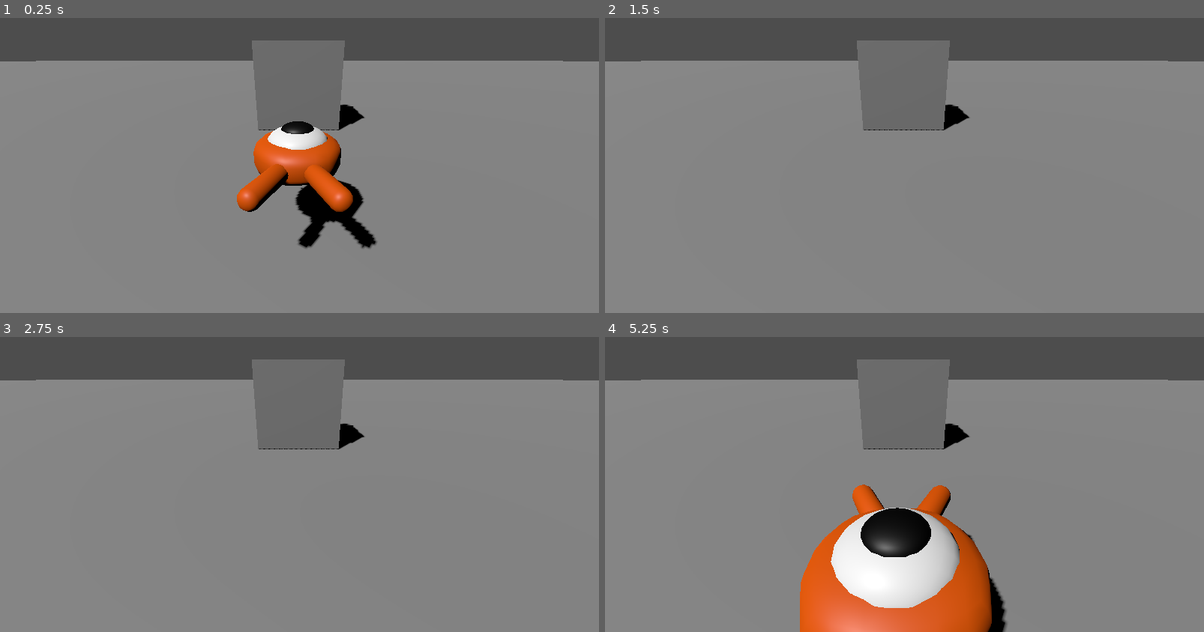
Above: before the commit, frames 1-4 (two rows, left to right).
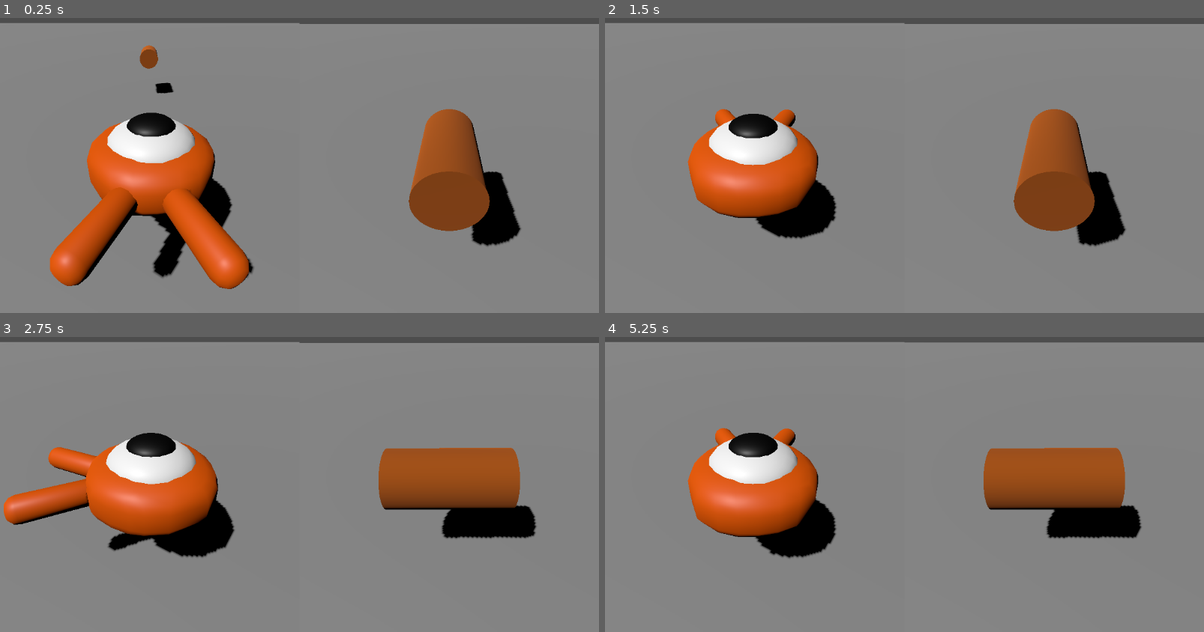
Above: after the commit, the same moments.

Repository: jensenq/folklore-gamejam
Game: Godot game, scene res://main.tscn
Two runs of this game, one before a commit and one after it. Both use one fixed random seed, a clock stepped at 60 frames per second and the inputs below.
Inputs:
- Up to frame 1 (0.25 s): no input
- Up to frame 2 (1.5 s): tap Enter at 0.5 s; hold D (p1_right) 0.53-1.28 s; hold Down (p2_back) 0.53-1.28 s; tap Up (p2_forward) at 0.8, 1.35 s; hold S (p1_back) from 1.28 s (still down)
- Up to frame 3 (2.75 s): tap Left (p2_left) at 1.55 s; release S (p1_back) at 2.03 s; hold D (p1_right) from 2.03 s (still down); hold Left (p2_left) from 2.03 s (still down); tap Right (p2_right) at 2.3 s
- Up to frame 4 (5.25 s): release D (p1_right) at 2.78 s; release Left (p2_left) at 2.78 s; hold W (p1_forward) 2.78-3.53 s; tap Right (p2_right) at 2.85 s; tap Down (p2_back) at 3.05 s; hold Down (p2_back) 3.53-4.28 s; hold A (p1_left) 3.53-5.03 s; tap Up (p2_forward) at 3.8, 4.35 s; tap Left (p2_left) at 4.55 s; hold S (p1_back) from 5.03 s (still down); hold Left (p2_left) from 5.03 s (still down)

The runs differ from the first frame. In frame 1, 37% of the frame differs, in the area x 0-100%, y 1-92%; in frame 2, 29%; in frame 3, 32%; in frame 4, 42%, in the area x 0-100%, y 1-100%.

Commit message:
splitscreen complete

Diff:
--- a/main.tscn
+++ b/main.tscn
@@ -1,10 +1,8 @@
 [gd_scene load_steps=6 format=3 uid="uid://brvgqyqowu0g8"]
 
 [ext_resource type="PackedScene" uid="uid://dwy64m5beu418" path="res://kraken.tscn" id="1_u5kcx"]
-
-[sub_resource type="BoxShape3D" id="BoxShape3D_fraax"]
-
-[sub_resource type="BoxMesh" id="BoxMesh_yphqg"]
+[ext_resource type="PackedScene" uid="uid://d1kj3v6od2p22" path="res://ship.tscn" id="2_vml35"]
+[ext_resource type="Script" path="res://ship.gd" id="3_bldyj"]
 
 [sub_resource type="BoxShape3D" id="BoxShape3D_bj56f"]
 size = Vector3(500, 2, 500)
@@ -14,18 +12,7 @@
 
 [node name="main" type="Node3D"]
 
-[node name="StaticBody3D" type="StaticBody3D" parent="."]
-transform = Transform3D(1, 0, 0, 0, 1, 4.3035e-09, 0, 4.3035e-09, 1, 0, 2.54397, -10.7919)
-
-[node name="CollisionShape3D" type="CollisionShape3D" parent="StaticBody3D"]
-transform = Transform3D(5, 0, 0, 0, 5, 0, 0, 0, 5, 2.08165e-12, 2.08165e-12, 2.08165e-12)
-shape = SubResource("BoxShape3D_fraax")
-
-[node name="MeshInstance3D" type="MeshInstance3D" parent="StaticBody3D"]
-transform = Transform3D(5, 0, 0, 0, 5, 0, 0, 0, 5, 0, 0, 0)
-mesh = SubResource("BoxMesh_yphqg")
-
-[node name="DirectionalLight3D" type="DirectionalLight3D" parent="."]
+[node name="sun" type="DirectionalLight3D" parent="."]
 transform = Transform3D(0.81116, 0.429467, -0.39696, 0.0522565, 0.622827, 0.780612, 0.582485, -0.653945, 0.48277, -87.6631, 154.927, 95.6845)
 shadow_enabled = true
 
@@ -38,10 +25,41 @@
 transform = Transform3D(1, 0, 0, 0, 1, 0, 0, 0, 1, 0, -1, 0)
 mesh = SubResource("BoxMesh_l54g4")
 
-[node name="kraken" parent="." instance=ExtResource("1_u5kcx")]
+[node name="SubViewportContainer" type="SubViewportContainer" parent="."]
+offset_right = 576.0
+offset_bottom = 648.0
+stretch = true
+
+[node name="SubViewport" type="SubViewport" parent="SubViewportContainer"]
+handle_input_locally = false
+size = Vector2i(576, 648)
+render_target_update_mode = 4
+
+[node name="kraken" parent="SubViewportContainer/SubViewport" instance=ExtResource("1_u5kcx")]
 transform = Transform3D(1, 0, 0, 0, 1, 0, 0, 0, 1, 0, 0.526307, 0)
 
-[node name="cameraPivot" type="Marker3D" parent="."]
-transform = Transform3D(1, 0, 0, 0, 0.926889, 0.375335, 0, -0.375335, 0.926889, 0.0654345, 4.26847, 4.69766)
+[node name="Marker3D" type="Marker3D" parent="SubViewportContainer/SubViewport/kraken"]
+transform = Transform3D(1, -5.2318e-16, 3.02058e-16, 3.02058e-16, 0.866025, 0.5, -5.2318e-16, -0.5, 0.866025, 2.08165e-12, 2, 3)
 
-[node name="Camera3D" type="Camera3D" parent="cameraPivot"]
+[node name="Camera3D" type="Camera3D" parent="SubViewportContainer/SubViewport/kraken/Marker3D"]
+
+[node name="SubViewportContainer2" type="SubViewportContainer" parent="."]
+offset_left = 576.0
+offset_top = 1.0
+offset_right = 1152.0
+offset_bottom = 649.0
+stretch = true
+
+[node name="SubViewport" type="SubViewport" parent="SubViewportContainer2"]
+handle_input_locally = false
+size = Vector2i(576, 648)
+render_target_update_mode = 4
+
+[node name="ship" parent="SubViewportContainer2/SubViewport" instance=ExtResource("2_vml35")]
+transform = Transform3D(1, 0, 0, 0, 1, 0, 0, 0, 1, -0.0263908, 0.566061, -6.05342)
+script = ExtResource("3_bldyj")
+
+[node name="Marker3D" type="Marker3D" parent="SubViewportContainer2/SubViewport/ship"]
+transform = Transform3D(1, -5.2318e-16, 3.02058e-16, 3.02058e-16, 0.866025, 0.5, -5.2318e-16, -0.5, 0.866025, 2.08165e-12, 2, 3)
+
+[node name="Camera3D" type="Camera3D" parent="SubViewportContainer2/SubViewport/ship/Marker3D"]
--- /dev/null
+++ b/ship.gd
@@ -0,0 +1,31 @@
+extends CharacterBody3D
+
+# How fast the player moves in meters per second.
+@export var speed = 14
+
+var target_velocity = Vector3.ZERO
+
+
+func _physics_process(delta):
+	var direction = Vector3.ZERO
+
+	if Input.is_action_pressed("p2_right"):
+		direction.x += 1
+	if Input.is_action_pressed("p2_left"):
+		direction.x -= 1
+	if Input.is_action_pressed("p2_back"):
+		direction.z += 1
+	if Input.is_action_pressed("p2_forward"):
+		direction.z -= 1
+
+	if direction != Vector3.ZERO:
+		direction = direction.normalized()
+		$pivot.basis = Basis.looking_at(direction)
+
+	# Ground Velocity
+	target_velocity.x = direction.x * speed
+	target_velocity.z = direction.z * speed
+
+	# Moving the Character
+	velocity = target_velocity
+	move_and_slide()
--- /dev/null
+++ b/ship.tscn
@@ -0,0 +1,24 @@
+[gd_scene load_steps=5 format=3 uid="uid://d1kj3v6od2p22"]
+
+[ext_resource type="Script" path="res://kraken.gd" id="1_juglr"]
+
+[sub_resource type="CylinderMesh" id="CylinderMesh_q01ch"]
+
+[sub_resource type="StandardMaterial3D" id="StandardMaterial3D_fx232"]
+albedo_color = Color(0.647059, 0.309804, 0.00392157, 1)
+
+[sub_resource type="SphereShape3D" id="SphereShape3D_ltego"]
+radius = 1.20308
+
+[node name="ship" type="CharacterBody3D"]
+script = ExtResource("1_juglr")
+
+[node name="pivot" type="Node3D" parent="."]
+
+[node name="MeshInstance3D" type="MeshInstance3D" parent="pivot"]
+transform = Transform3D(1, 0, 0, 0, -0.00340334, 0.999994, 0, -0.999994, -0.00340334, 0, 0, 0)
+mesh = SubResource("CylinderMesh_q01ch")
+surface_material_override/0 = SubResource("StandardMaterial3D_fx232")
+
+[node name="CollisionShape3D" type="CollisionShape3D" parent="."]
+shape = SubResource("SphereShape3D_ltego")
--- /dev/null
+++ b/viewport_test.gd
@@ -0,0 +1,17 @@
+extends Node3D
+
+#
+#@onready var players := {
+	#"1": {
+		#viewport = $SubViewportContainer/SubViewport,
+		#camera = $SubViewportContainer/SubViewport/Camera3D,
+		#player = $SubViewportContainer/SubViewport/main/kraken
+	#},
+	#"2": {
+		#viewport = $SubViewportContainer2/SubViewport,
+		#camera = $SubViewportContainer2/SubViewport/Camera3D,
+		#player = $SubViewportContainer/SubViewport/main/ship
+	#}
+	#
+	#
+#}
--- /dev/null
+++ b/viewport_test.tscn
@@ -0,0 +1,36 @@
+[gd_scene load_steps=3 format=3 uid="uid://cbsf244l6jhps"]
+
+[ext_resource type="PackedScene" uid="uid://brvgqyqowu0g8" path="res://main.tscn" id="1_ajttr"]
+[ext_resource type="Script" path="res://viewport_test.gd" id="1_feduo"]
+
+[node name="viewport_test" type="Node3D"]
+script = ExtResource("1_feduo")
+
+[node name="SubViewportContainer" type="SubViewportContainer" parent="."]
+offset_right = 576.0
+offset_bottom = 648.0
+stretch = true
+
+[node name="SubViewport" type="SubViewport" parent="SubViewportContainer"]
+handle_input_locally = false
+size = Vector2i(576, 648)
+render_target_update_mode = 4
+
+[node name="main" parent="SubViewportContainer/SubViewport" instance=ExtResource("1_ajttr")]
+
+[node name="Camera3D" type="Camera3D" parent="SubViewportContainer/SubViewport"]
+current = true
+
+[node name="SubViewportContainer2" type="SubViewportContainer" parent="."]
+offset_left = 576.0
+offset_right = 1152.0
+offset_bottom = 648.0
+stretch = true
+
+[node name="SubViewport" type="SubViewport" parent="SubViewportContainer2"]
+handle_input_locally = false
+size = Vector2i(576, 648)
+render_target_update_mode = 4
+
+[node name="Camera3D" type="Camera3D" parent="SubViewportContainer2/SubViewport"]
+current = true
